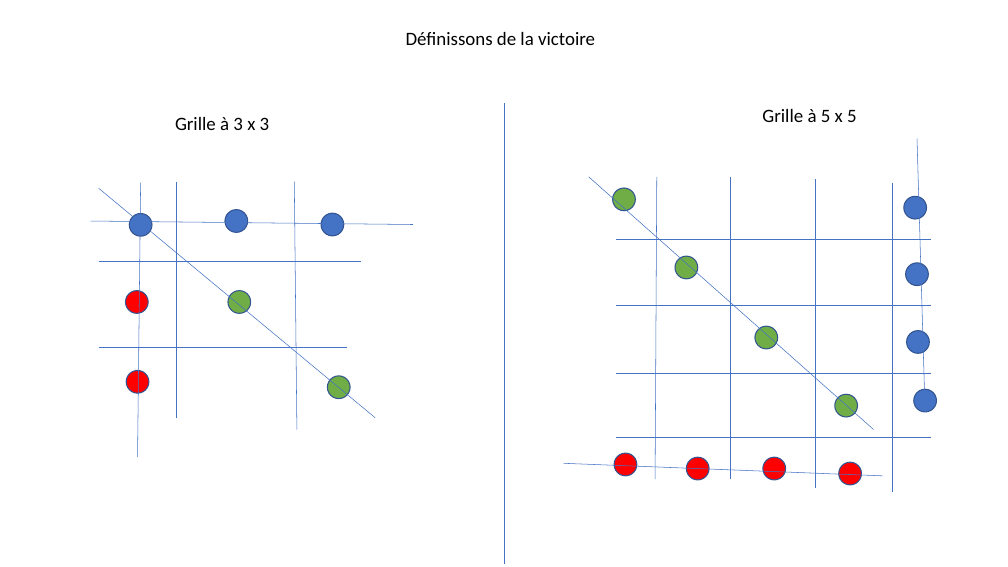
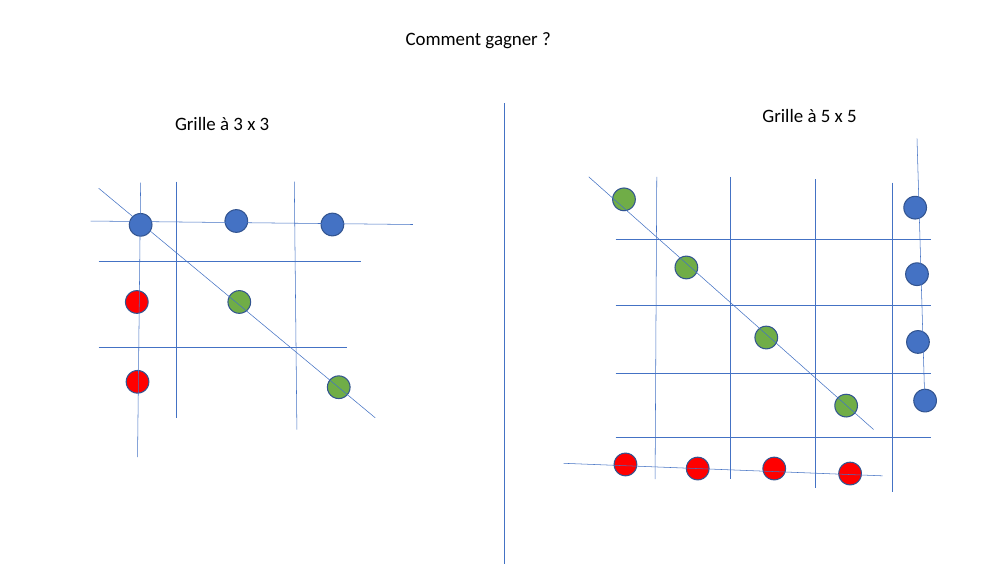
Before and after one commit to AdrienLEIB/iaproject, a slide deck: slide 4 of file/TIC TAC TOE.pptx. Drawn at 1008x567 pixels with LibreOffice and Linux fonts; fonts in the diff are those of the drawing. Boxes give left, top, right and bottom in pixels: in the first picture for what was removed or moved away, otherwise in the second. Text is boxed around its words. In the diff, an @@ line names an element or a change of style, - is before the commit and + after.

Commit message:
update powerpoint

```diff
--- a/file/TIC TAC TOE.pptx
+++ b/file/TIC TAC TOE.pptx
@@ text at bbox=[406, 32, 537, 49]: text changed @@
-Définissons de la victoire
+Comment gagner ?
```
